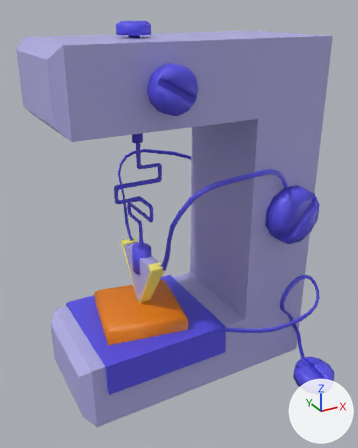
The FBX model transistormuseum/Assets/models/1947_first_transistor.fbx, before and after one commit.
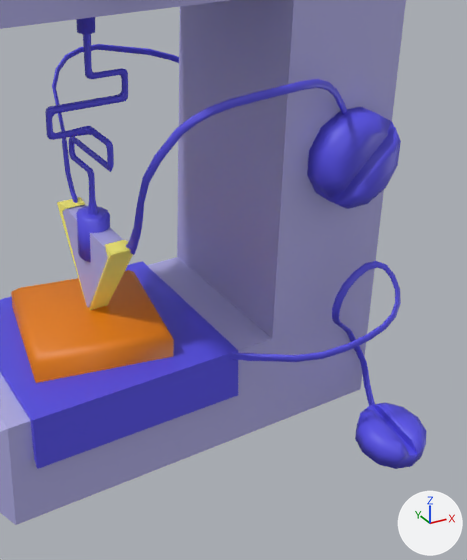
Each version appears first whole from a 50 mm camera at (-3.41, -4.94, 2.41) aimed at (-0.79, -0.17, 0.02), and next in a close-up on the part from 24% to 100% of the width and 27% to 100% of the height. The lights are fixed; the arrows at lower right show +X, +Y and +Z. Where no turn or scale is listed for an object, it has been applied to the vertices.

Names of what the first close-up shows: '1947_first_transistor'.
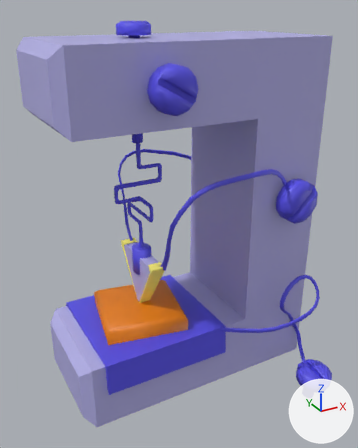
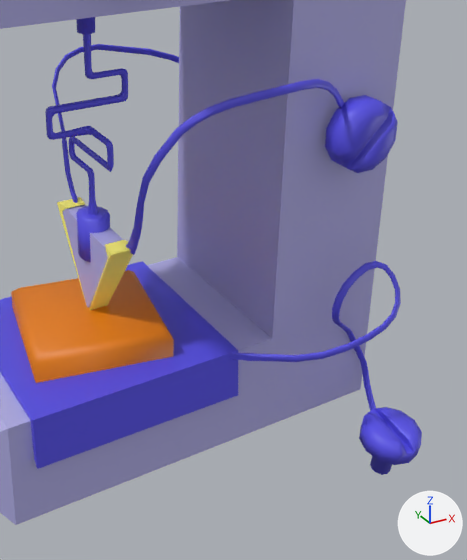
Location of each change, (x1, y1, x2, y2) in pixels of the close-ups (467 x 560 px; the box of a moved part takes in the faces that stretch with it):
'1947_first_transistor', reshaped: before (0, 0, 426, 525); after (0, 0, 422, 525)
part 1 of me_cube_004, moved or reshaped: before (307, 107, 401, 209); after (325, 95, 398, 173)
part 2 of me_cube_004, rebuilt (11% narrower): before (355, 403, 426, 469); after (359, 407, 422, 475)

The change in detail:
me_cube_004 is used by ob_1947_first_transistor; location (0.0, 0.0, 0.0).
me_cube_004 had 1418 vertices, 1134 faces and spanned x -2.28..1.0, y -1.53..0.95, z -2.27..2.27.
me_cube_004 now has 1406 vertices, 1132 faces and spans x -2.28..1.0, y -1.5..0.96, z -2.37..2.27.
me_cube_004 part 1: the loose piece of 46 vertices spanning x 0.09..0.77, y -0.93..-0.67, z -0.22..0.46 is scaled about its middle by 0.738, then moved by (0.0, -0.05, 0.19).
me_cube_004 part 2: the loose piece of 70 vertices spanning x 0.36..0.87, y -1.53..-1.0, z -2.27..-1.86 is rebuilt with 70 vertices and now spans x 0.39..0.84, y -1.5..-1.04, z -2.37..-1.88.
